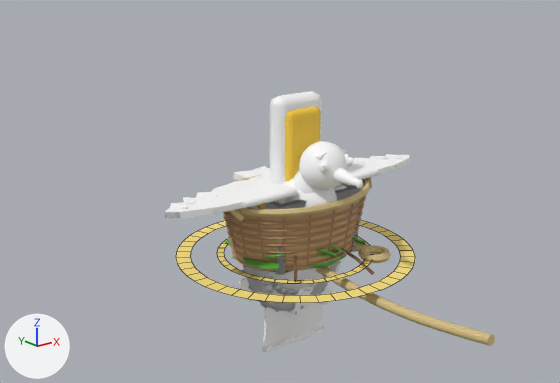
One commit to the Blender file source_art/props_v3/props_v3.blend: the scene before it, then after it.
Both versions are drawn from a camera (50 mm lens) standing at (-1.96, -2.35, 1.22) and looking at (-0.16, -0.09, 0.32). Every picture has the same lights, and +X, +Y and +Z are marked at lower left. The picture after the commit comes second. Mesh edges are drawn as thin lines on the coarser meshes.

The older version as bpy lines, for what is in view:
```python
me_pv3_emblem_star = bpy.data.meshes.new('pv3_emblem_star')
me_pv3_emblem_star.from_pydata(...)  # 1092 vertices, 740 faces; spans x -0.267..0.267, y -0.042..0.042, z -0.267..0.267
me_pv3_emblem_star.polygons.foreach_set('use_smooth', [True] * 740)
# faces by material slot: [494, 246]
me_pv3_emblem_star.materials.append(mat_wv2_metal)  # light grey #dddddd
me_pv3_emblem_star.materials.append(mat_wv2_glossy)  # white #ffffff
me_pv3_gull = bpy.data.meshes.new('pv3_gull')
me_pv3_gull.from_pydata(...)  # 1854 vertices, 3131 faces; spans x -0.64..0.64, y -0.386..0.321, z 0.0..0.505
me_pv3_gull.polygons.foreach_set('use_smooth', [True] * 3131)
# faces by material slot: [2921, 210]
me_pv3_gull.materials.append(mat_pv3_vinyl)  # white #ffffff
me_pv3_gull.materials.append(mat_wv2_glossy)  # white #ffffff
me_pv3_rope_coil = bpy.data.meshes.new('pv3_rope_coil')
me_pv3_rope_coil.from_pydata(...)  # 716 vertices, 700 faces; spans x -0.159..0.288, y -0.318..0.142, z -0.009..0.14
me_pv3_rope_coil.polygons.foreach_set('use_smooth', [True] * 700)
me_pv3_rope_coil.materials.append(mat_wv2_rope)  # yellow #d6bf85
ob_pv3_emblem_star = bpy.data.objects.new('pv3_emblem_star', me_pv3_emblem_star)
ob_pv3_emblem_star.location = (0.0, 0.0, 0.0)
_m = ob_pv3_emblem_star.modifiers.new('WeightedNormal', 'WEIGHTED_NORMAL')
_m.keep_sharp = True
ob_pv3_gull = bpy.data.objects.new('pv3_gull', me_pv3_gull)
ob_pv3_gull.location = (0.0, 0.0, 0.0)
_m = ob_pv3_gull.modifiers.new('WeightedNormal', 'WEIGHTED_NORMAL')
_m.keep_sharp = True
ob_pv3_rope_coil = bpy.data.objects.new('pv3_rope_coil', me_pv3_rope_coil)
ob_pv3_rope_coil.location = (0.0, 0.0, 0.0)
_m = ob_pv3_rope_coil.modifiers.new('WeightedNormal', 'WEIGHTED_NORMAL')
_m.keep_sharp = True
# also in view: 'pv3_crate_grapes' at (0.0, 0.0, 0.14); 'pv3_cloth_tshirt' at (0.0, -0.01, -0.19); 'pv3_ball' at (0.0, 0.0, 0.0); 'pv3_rope_span' at (0.0, -0.5, -0.03); 'pv3_ring_inner' at (0.0, 0.0, 0.0)
```
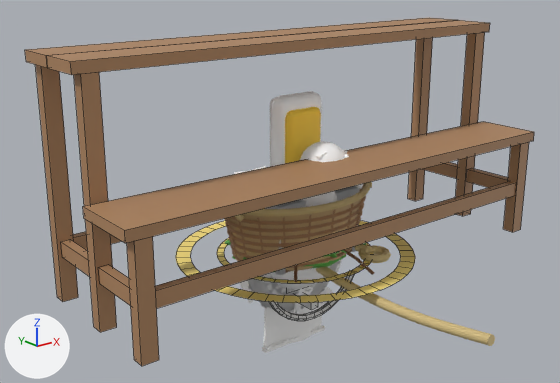
What differs and where, as boxes [x1, y1, x2, y2] in the pictures (560 x 383 px):
'pv3_clothes_bench', added (brown)
    after: [25, 18, 534, 366]
'pv3_lens_mount', added
    after: [268, 274, 355, 321]
'pv3_gull', unchanged, covered by the edit
    before: [165, 141, 409, 219]
    after: [234, 141, 363, 207]

The change, as a diff of the scene's bpy script:
```diff
--- a/source_art/props_v3/props_v3.blend.py
+++ b/source_art/props_v3/props_v3.blend.py
@@ me_pv3_lens_mount @@
+me_pv3_lens_mount.from_pydata(...)  # 94 vertices, 86 faces; spans x -0.233..0.233, y -0.134..0.0, z -0.262..0.17
+me_pv3_lens_mount.polygons.foreach_set('use_smooth', [True] * 86)
+me_pv3_lens_mount.materials.append(mat_wv2_metal)  # light grey #dddddd
@@ me_pv3_clothes_bench @@
+me_pv3_clothes_bench.from_pydata(...)  # 120 vertices, 90 faces; spans x -1.0..1.0, y -0.44..0.2, z 0.0..0.9
+me_pv3_clothes_bench.polygons.foreach_set('use_smooth', [True] * 90)
+me_pv3_clothes_bench.materials.append(mat_wv2_wood)  # brown #b08660
@@ ob_pv3_lens_mount @@
+ob_pv3_lens_mount = bpy.data.objects.new('pv3_lens_mount', me_pv3_lens_mount)
+ob_pv3_lens_mount.location = (0.0, 0.0, 0.0)
+_m = ob_pv3_lens_mount.modifiers.new('WeightedNormal', 'WEIGHTED_NORMAL')
+_m.keep_sharp = True
@@ ob_pv3_clothes_bench @@
+ob_pv3_clothes_bench = bpy.data.objects.new('pv3_clothes_bench', me_pv3_clothes_bench)
+ob_pv3_clothes_bench.location = (0.0, 0.0, 0.0)
+_m = ob_pv3_clothes_bench.modifiers.new('WeightedNormal', 'WEIGHTED_NORMAL')
+_m.keep_sharp = True
```
